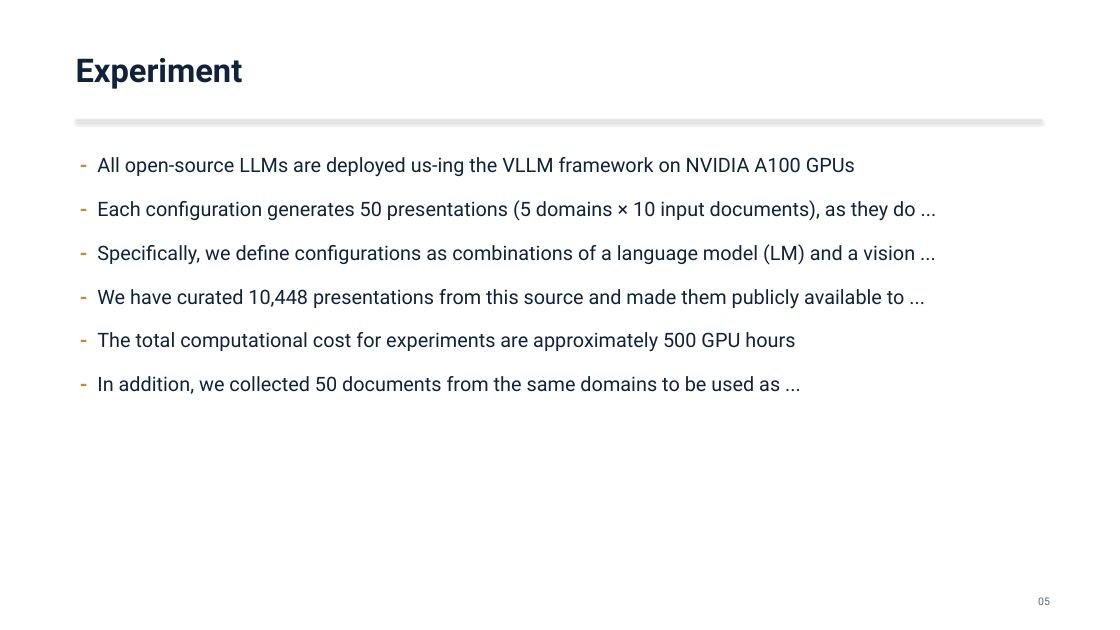
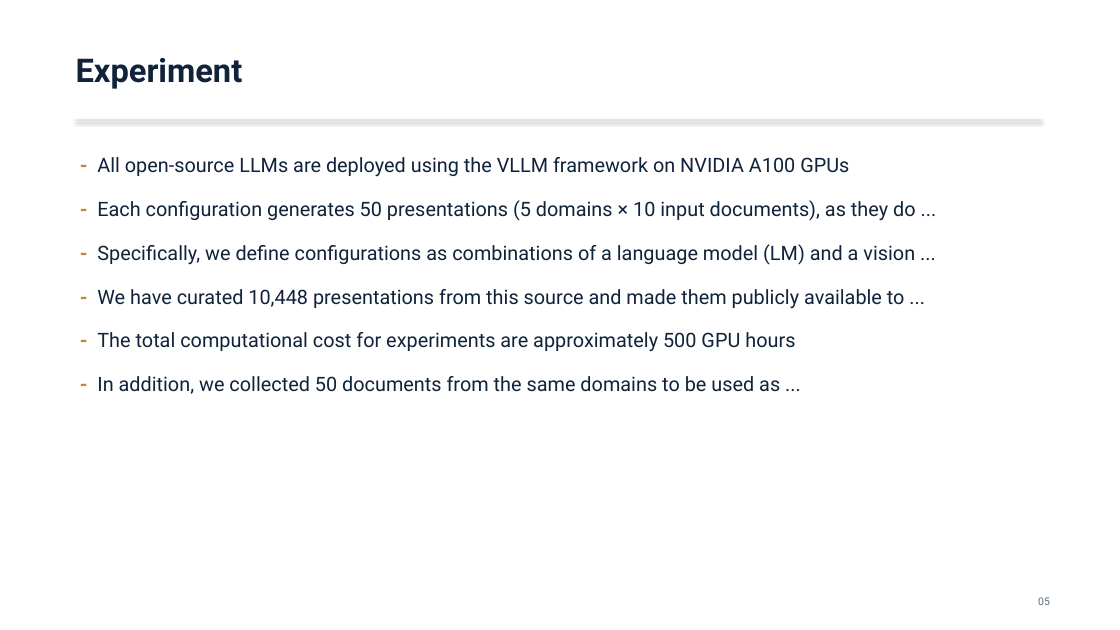
Before and after one commit to Mizuki0215/capstone-ppt-agent, a slide deck: slide 5 of out/PPTAgent_2501.03936.pptx. Drawn at 1120x630 pixels with LibreOffice and Linux fonts; fonts in the diff are those of the drawing. Boxes give left, top, right and bottom in pixels: in the first picture for what was removed or moved away, otherwise in the second. Text is boxed around its words. In the diff, an @@ line names an element or a change of style, - is before the commit and + after.

```diff
--- a/out/PPTAgent_2501.03936.pptx
+++ b/out/PPTAgent_2501.03936.pptx
@@ text at [97, 157, 849, 177]: text changed @@
-- All open-source LLMs are deployed us-ing the VLLM framework on NVIDIA A100 GPUs
+- All open-source LLMs are deployed using the VLLM framework on NVIDIA A100 GPUs
```
Also in this commit, not shown: 3 other slides changed, 8 other files.
